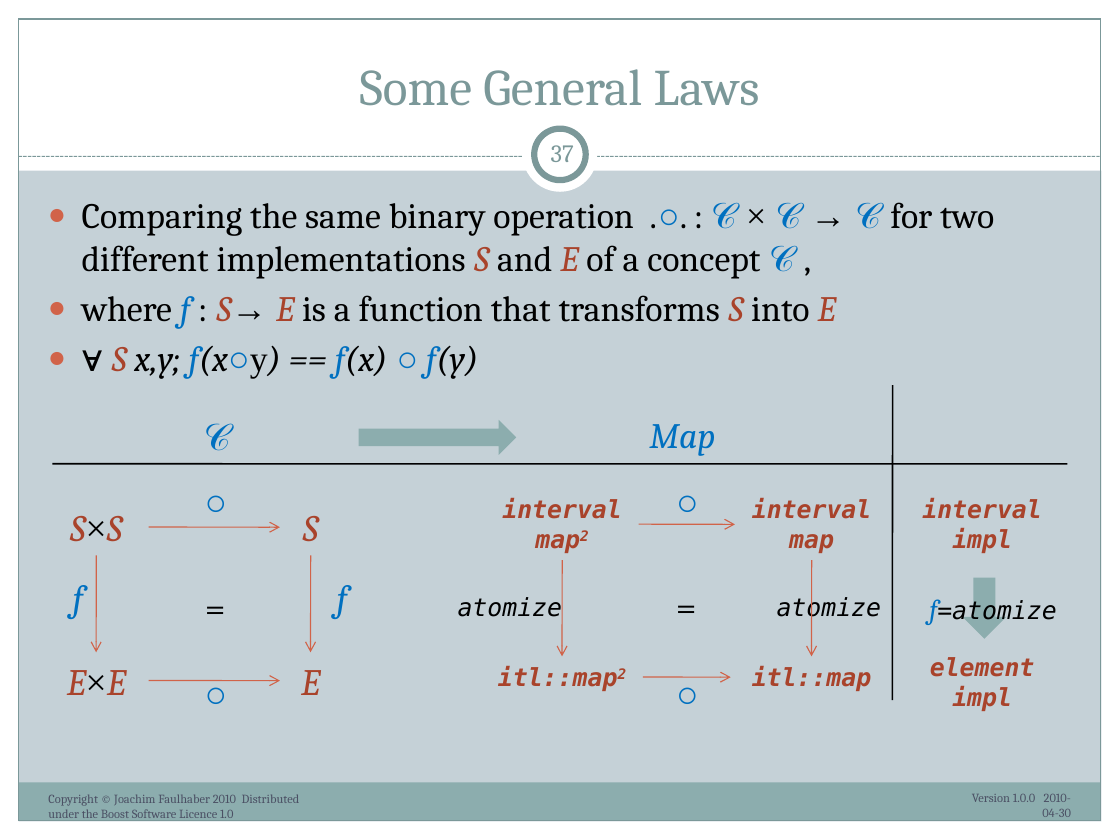
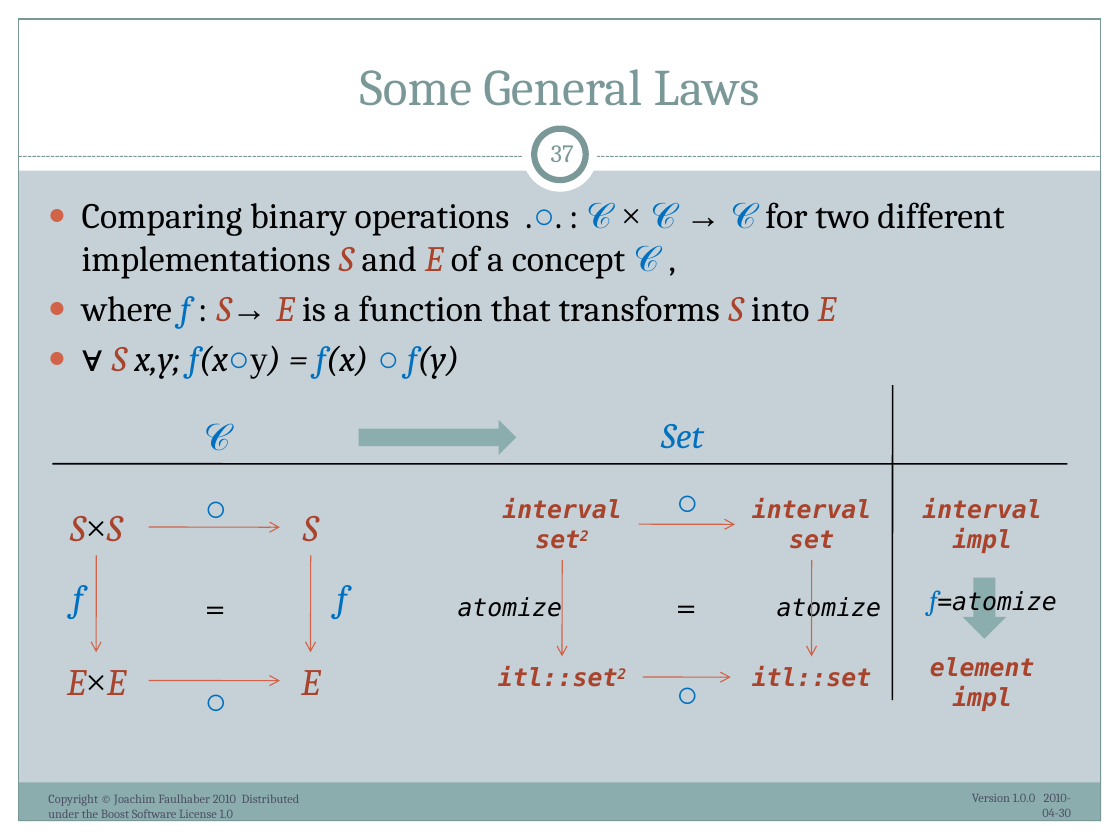
Before and after one commit to ryppl/boost-history, a slide deck: slide 37 of itl/libs/validate/doc/boostcon2010/BoostAlabaster.pptx. Drawn at 1120x840 pixels with LibreOffice and Linux fonts; fonts in the diff are those of the drawing. Boxes give left, top, right and bottom in pixels: in the first picture for what was removed or moved away, otherwise in the second. Text is boxed around its words. In the diff, an @@ line names an element or a change of style, - is before the commit and + after.

Commit message:
Refactored concept_validaters: Moved replicated code to base class. Added alabaster examples for boostcon2010.
SVN-Revision: 61735

```diff
--- a/itl/libs/validate/doc/boostcon2010/BoostAlabaster.pptx
+++ b/itl/libs/validate/doc/boostcon2010/BoostAlabaster.pptx
@@ text at (82, 202, 1004, 279): text changed @@
-● Comparing the same binary operation .○. : 𝒞 × 𝒞 → 𝒞 for two different implementations S and E of a concept 𝒞 ,
+● Comparing binary operations .○. : 𝒞 × 𝒞 → 𝒞 for two different implementations S and E of a concept 𝒞 ,
@@ text at (112, 346, 459, 379): text changed @@
-● ∀ S x,y; f(x○y) == f(x) ○ f(y)
+● ∀ S x,y; f(x○y) = f(x) ○ f(y)
@@ text at (661, 424, 704, 449): text changed @@
-Map
+Set
@@ text "○": place and size @@
-text "○" at (194, 473, 236, 528)
+text "○" at (194, 478, 236, 533)
@@ text at (752, 498, 872, 549): text changed @@
-interval map
+interval set
@@ text "f=atomize": place and size @@
-text "f=atomize" at (929, 599, 1057, 626)
+text "f=atomize" at (929, 590, 1057, 617)
@@ text "○": place and size @@
-text "○" at (194, 665, 236, 720)
+text "○" at (194, 671, 236, 726)
@@ text at (498, 666, 618, 687): text changed @@
-itl::map2
+itl::set2
@@ text at (752, 666, 872, 687): text changed @@
-itl::map
+itl::set
@@ text at (48, 794, 300, 818): text changed @@
-Copyright © Joachim Faulhaber 2010 Distributed under the Boost Software Licence 1.0
+Copyright © Joachim Faulhaber 2010 Distributed under the Boost Software License 1.0
```
Also in this commit, not shown: 43 other slides changed, 28 other files.
